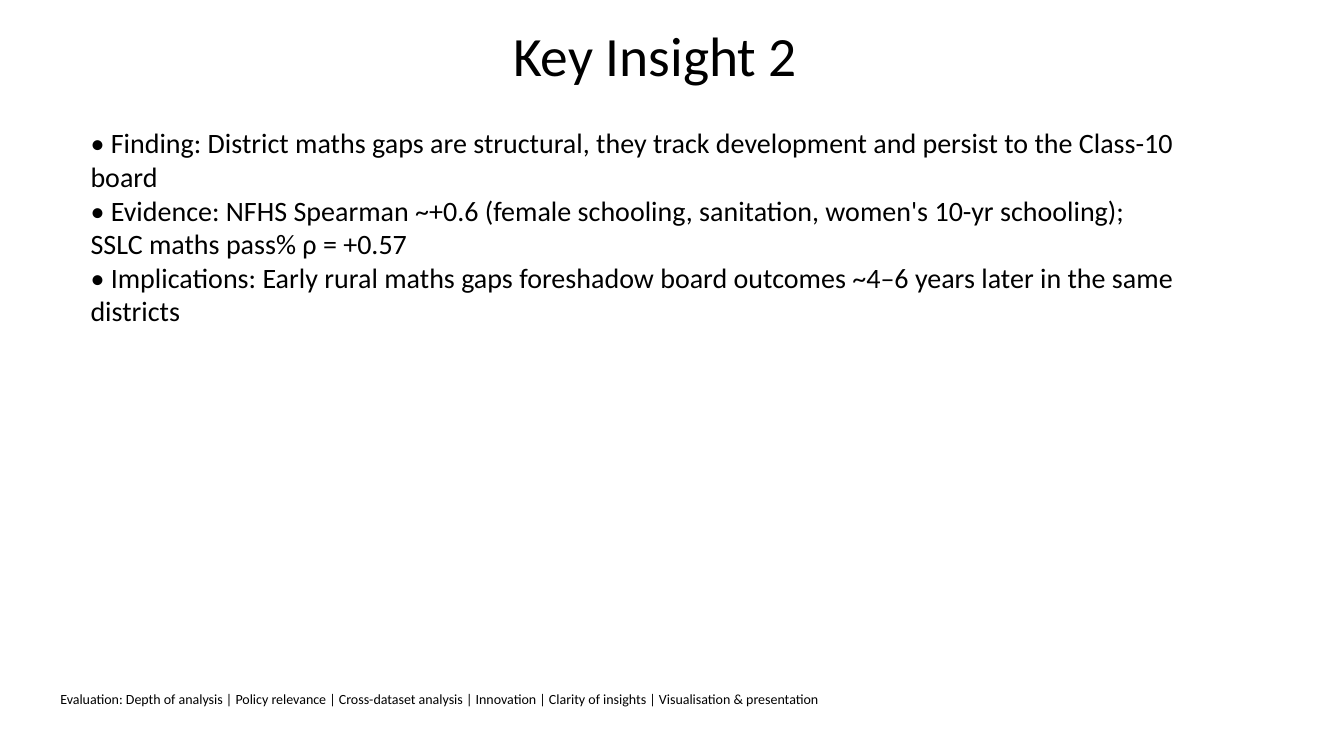
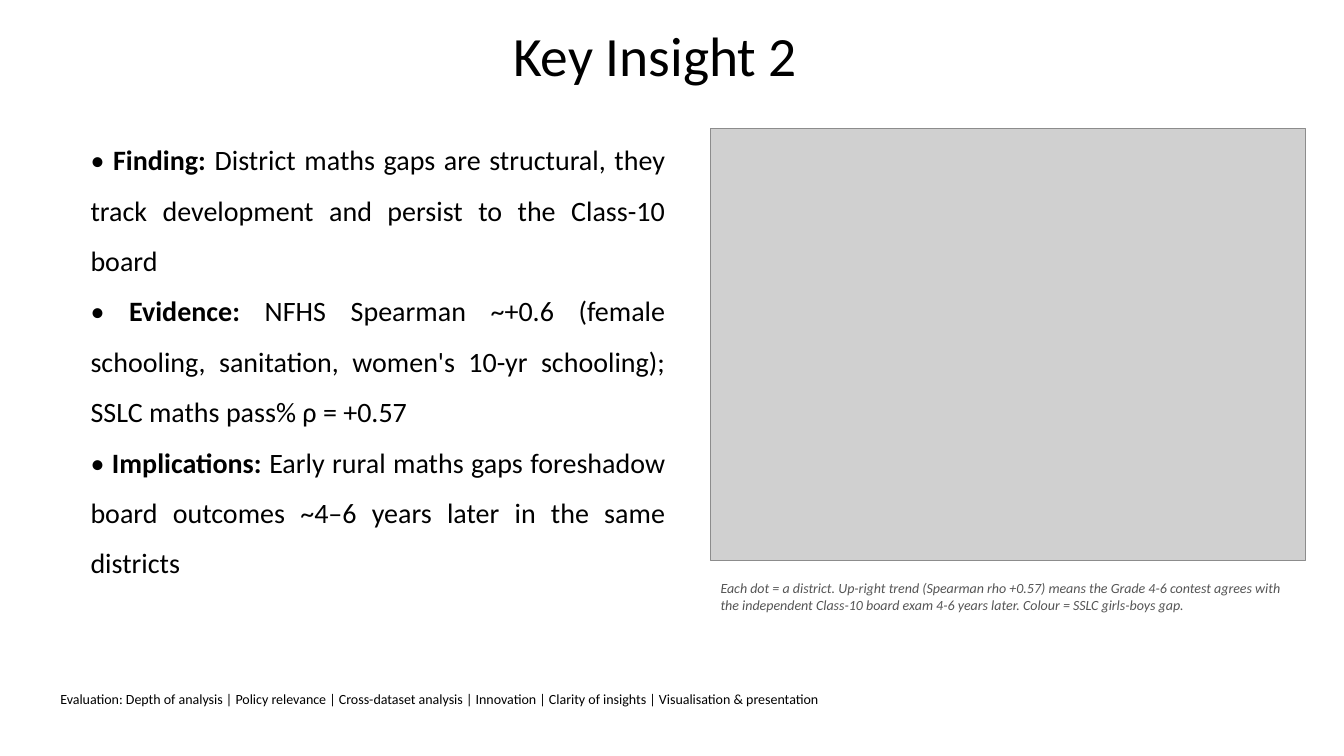
Before and after one commit to shreyassks/EduMiners, a slide deck: slide 6 of slides.pptx. Drawn at 1344x756 pixels with LibreOffice and Linux fonts; fonts in the diff are those of the drawing; grey boxes stand for pictures. Boxes give left, top, right and bottom in pixels: in the first picture for what was removed or moved away, otherwise in the second. Text is boxed around its words. In the diff, an @@ line names an element or a change of style, - is before the commit and + after.

```diff
--- a/slides.pptx
+++ b/slides.pptx
@@ text "• Finding: District maths gaps ..." at <box>91,150,666,574</box>: bold on in "Finding:", "Evidence:", "Implications:"; alignment left to justified; line spacing 1 to 1.5 @@
@@ picture added at <box>711,128,1306,561</box> @@
@@ text added at <box>721,583,1280,613</box>, 10 pt, text #555555, italic @@
+Each dot = a district. Up-right trend (Spearman rho +0.57) means the Grade 4-6 contest agrees with the independent Class-10 board exam 4-6 years later. Colour = SSLC girls-boys gap.
```
Also in this commit, not shown: 10 other slides changed.
